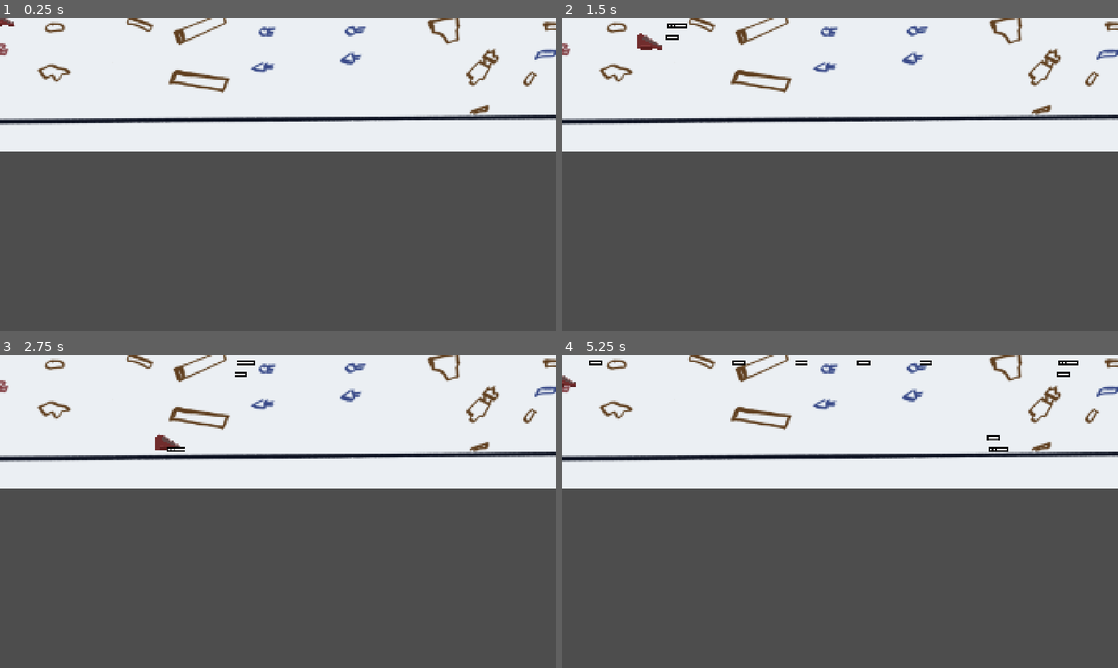
Above: before the commit, frames 1-4 (two rows, left to right).
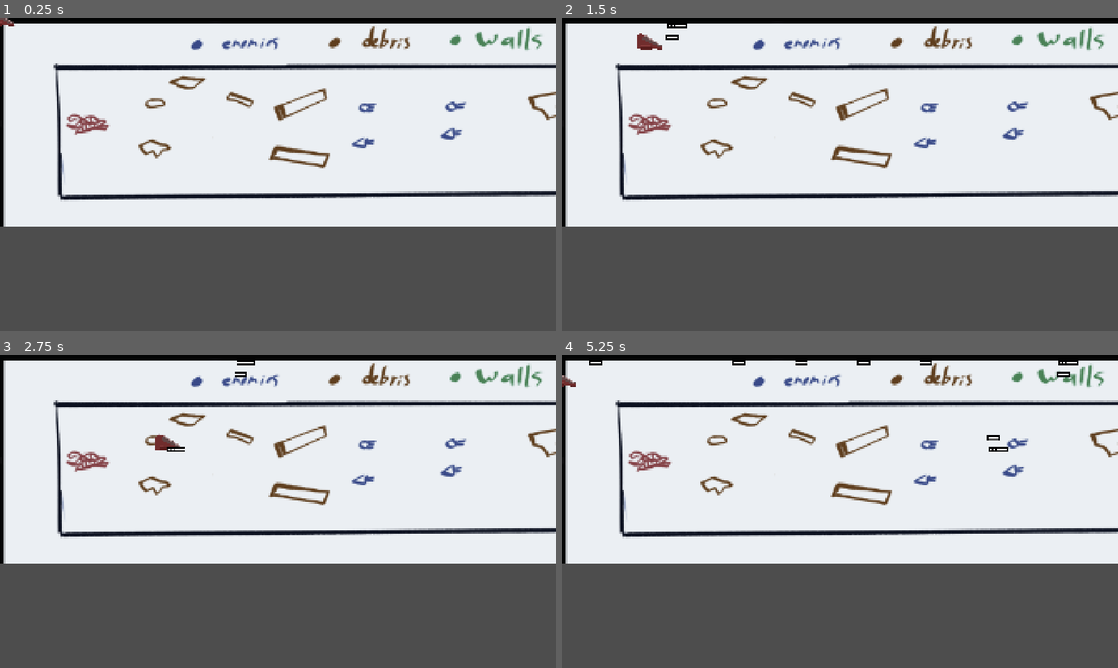
Above: after the commit, the same moments.

Repository: ShadeDepeche/scav-spacies
Game: Godot game, scene res://main.tscn
Same seed, same stepped clock (60 frames per second), same inputs: the game is played once before the commit and once after it.
Inputs:
- Up to frame 1 (0.25 s): no input
- Up to frame 2 (1.5 s): tap Enter at 0.5 s; hold Right (move_right) 0.53-1.28 s; hold Z (shoot) 0.53-1.28 s; hold Down (move_down) from 1.28 s (still down); tap Z (shoot) at 1.35 s
- Up to frame 3 (2.75 s): release Down (move_down) at 2.03 s; hold Right (move_right) from 2.03 s (still down); hold Z (shoot) from 2.03 s (still down)
- Up to frame 4 (5.25 s): release Right (move_right) at 2.78 s; release Z (shoot) at 2.78 s; hold Up (move_up) 2.78-3.53 s; tap Z (shoot) at 2.85, 4.35 s; hold Z (shoot) 3.53-4.28 s; hold Left (move_left) 3.53-5.03 s; hold Down (move_down) from 5.03 s (still down); hold Z (shoot) from 5.03 s (still down)

The runs differ from the first frame. In frame 1, 33% of the frame differs, in the area x 0-100%, y 0-67%; in frame 2, 34%; in frame 3, 33%; in frame 4, 33%.

Commit message:
Adjusted level background to fit the whole screen more

Diff:
--- a/Level.tscn
+++ b/Level.tscn
@@ -9,6 +9,6 @@
 [node name="Level 1" type="ParallaxLayer" parent="Level Background"]
 
 [node name="Sprite2D" type="Sprite2D" parent="Level Background/Level 1"]
-position = Vector2(871, 100)
+position = Vector2(1218, 361)
 scale = Vector2(3.701, 3.374)
 texture = ExtResource("1_bexhn")
